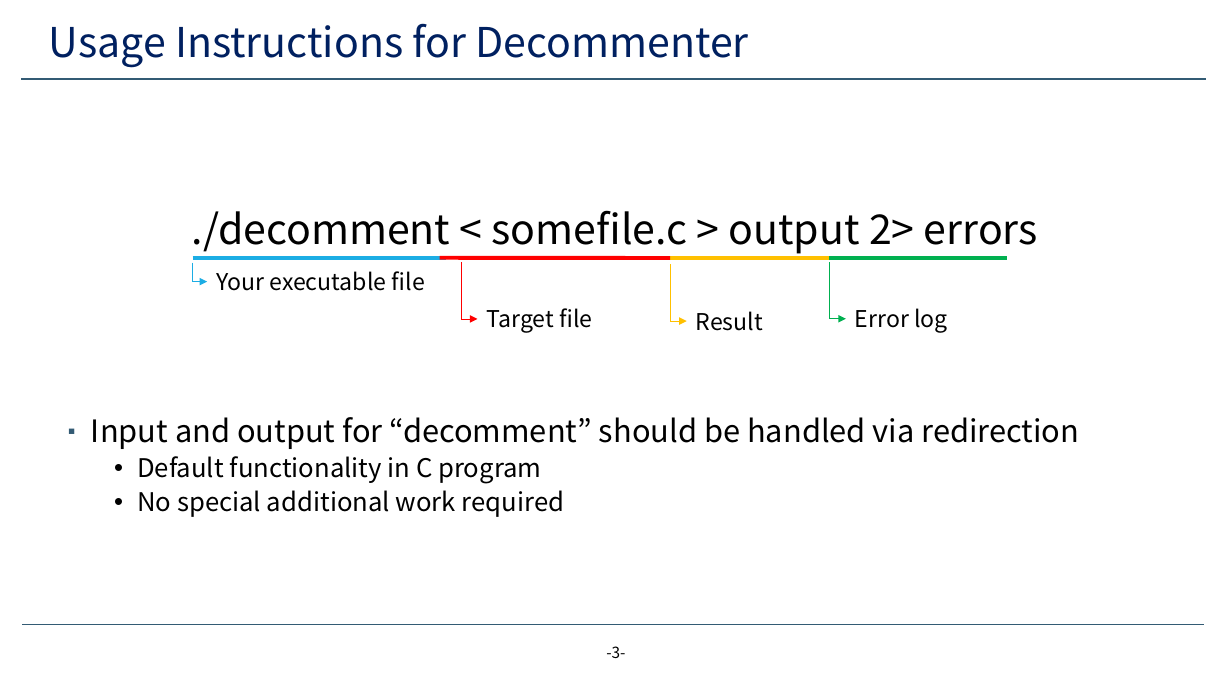
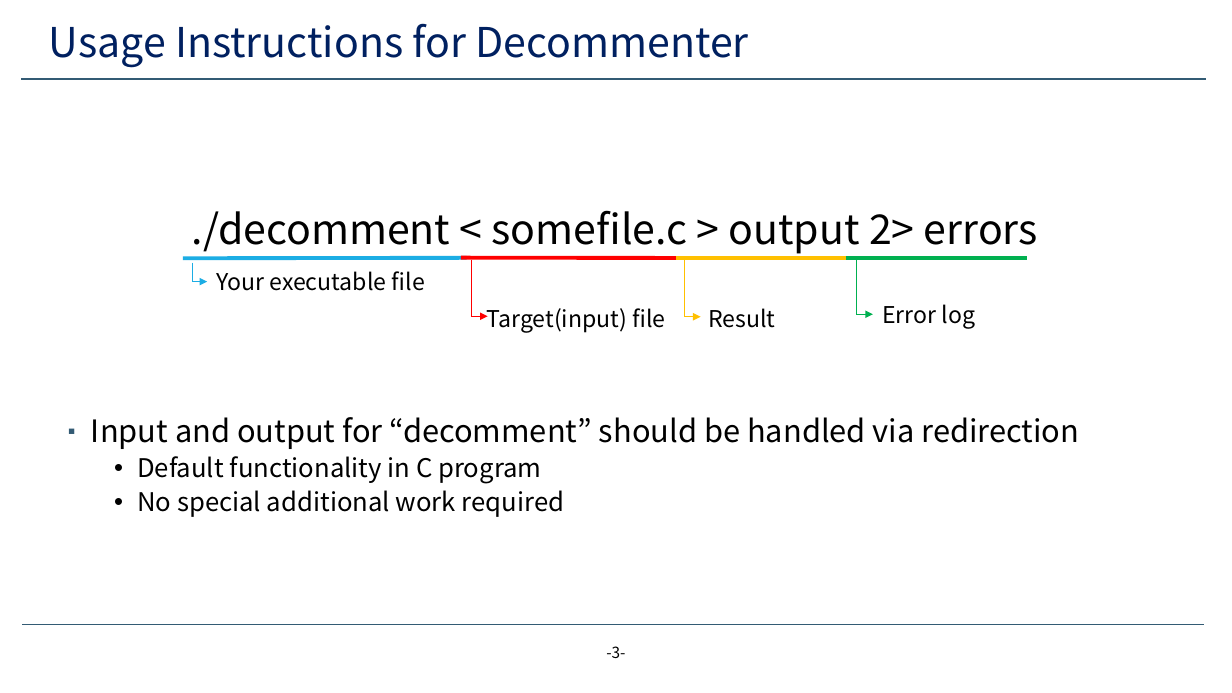
Before and after one commit to yeonjae11/3_2_SYSTEM, a slide deck: slide 3 of assignment1/lab-1-decommenter.pptx. Drawn at 1232x693 pixels with LibreOffice and Linux fonts; fonts in the diff are those of the drawing; background and template pictures are left out. Boxes give left, top, right and bottom in pixels: in the first picture for what was removed or moved away, otherwise in the second. Text is boxed around its words. In the diff, an @@ line names an element or a change of style, - is before the commit and + after.

```diff
--- a/assignment1/lab-1-decommenter.pptx
+++ b/assignment1/lab-1-decommenter.pptx
@@ line moved from (192, 258) - (446, 258) to (183, 258) - (467, 258) @@
@@ line moved from (440, 258) - (670, 258) to (461, 258) - (676, 258) @@
@@ elbow arrow moved from (461, 262) - (478, 319) to (471, 260) - (488, 316) @@
@@ line moved from (659, 258) - (831, 258) to (665, 258) - (846, 258) @@
@@ elbow arrow moved from (670, 264) - (687, 321) to (684, 261) - (701, 317) @@
@@ line moved from (830, 258) - (1007, 258) to (846, 258) - (1027, 258) @@
@@ elbow arrow moved from (830, 262) - (846, 319) to (857, 258) - (873, 314) @@
@@ text "Error log": place and size @@
-text "Error log" at box(855, 308, 948, 333)
+text "Error log" at box(882, 304, 976, 328)
@@ text at box(486, 308, 665, 333): text changed @@
-Target file
+Target(input) file
@@ text "Result": place and size @@
-text "Result" at box(696, 311, 763, 331)
+text "Result" at box(708, 308, 775, 328)
```
Also in this commit, not shown: 11 other slides changed, 1 slide added, 2 other files.
